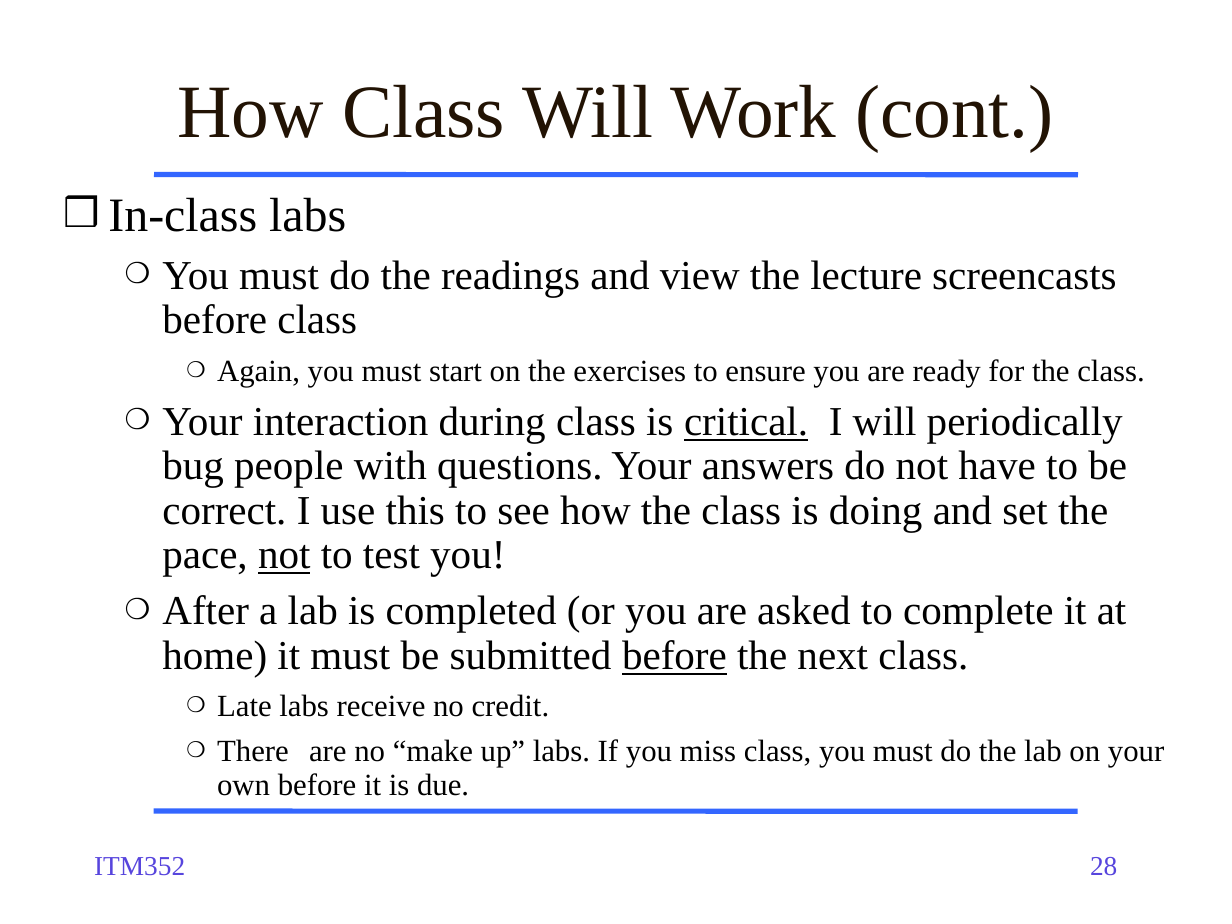
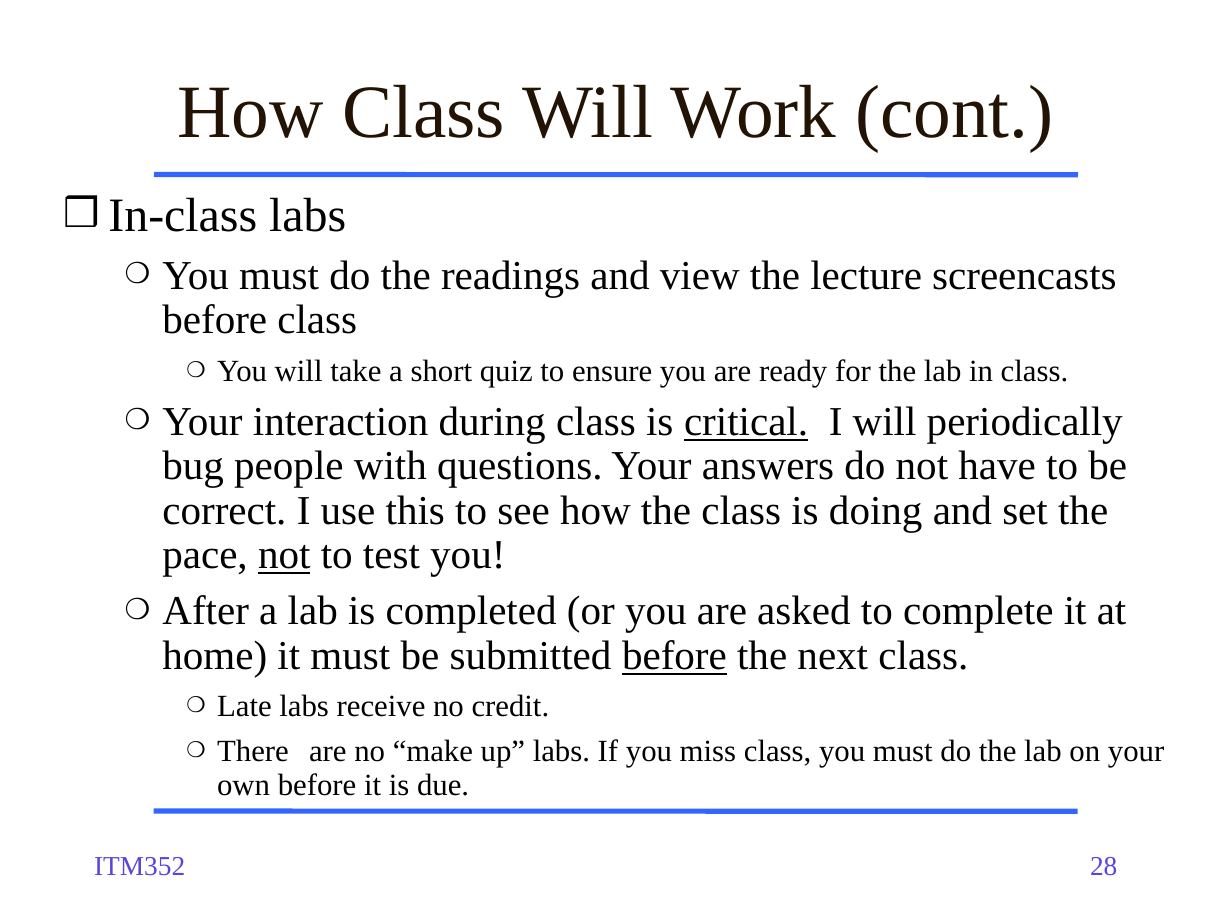
Before and after one commit to dport96/ITM352, a slide deck: slide 28 of morea/010.introduction/ITM352_01_intro.pptx. Drawn at 1232x924 pixels with LibreOffice and Linux fonts; fonts in the diff are those of the drawing. Boxes give left, top, right and bottom in pixels: in the first picture for what was removed or moved away, otherwise in the second. Text is boxed around its words. In the diff, an @@ line names an element or a change of style, - is before the commit and + after.

```diff
--- a/morea/010.introduction/ITM352_01_intro.pptx
+++ b/morea/010.introduction/ITM352_01_intro.pptx
@@ text at [217,359,1069,387]: text changed @@
-    ❍ Again, you must start on the exercises to ensure you are ready for the class.
+    ❍ You will take a short quiz to ensure you are ready for the lab in class.
```
Also in this commit, not shown: 11 other slides changed, 1 slide added, 1 slide removed.
